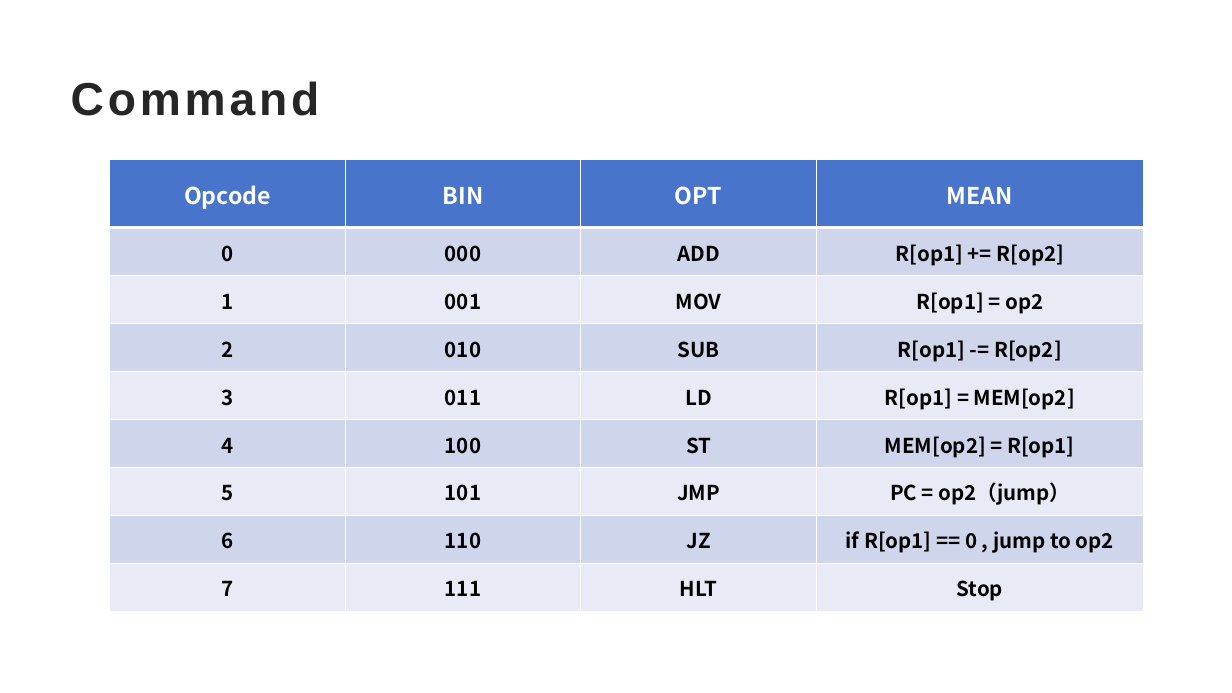
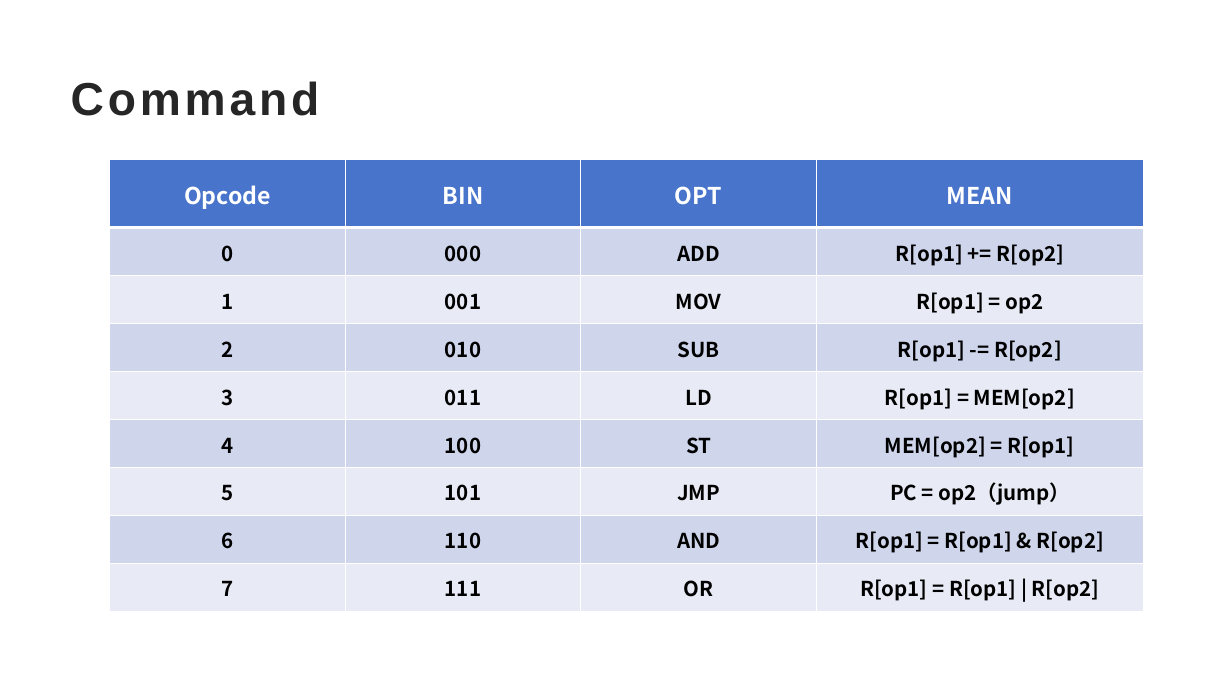
Before and after one commit to EnglesLowe123/COPE-Project, a slide deck: slide 4 of 微指令集-计组实验(1).pptx. Drawn at 1232x693 pixels with LibreOffice and Linux fonts; fonts in the diff are those of the drawing; background and template pictures are left out. Boxes give left, top, right and bottom in pixels: in the first picture for what was removed or moved away, otherwise in the second. Text is boxed around its words. In the diff, an @@ line names an element or a change of style, - is before the commit and + after.

```diff
--- a/微指令集-计组实验(1).pptx
+++ b/微指令集-计组实验(1).pptx
@@ table at (x1=110, y1=159, x2=1144, y2=612) @@
-row 8, column 3: JZ
+row 8, column 3: AND
-row 8, column 4: if R[op1] == 0 , jump to op2
+row 8, column 4: R[op1] = R[op1] & R[op2]
-row 9, column 3: HLT
+row 9, column 3: OR
-row 9, column 4: Stop
+row 9, column 4: R[op1] = R[op1] | R[op2]
```
Also in this commit, not shown: 2 other slides changed.
